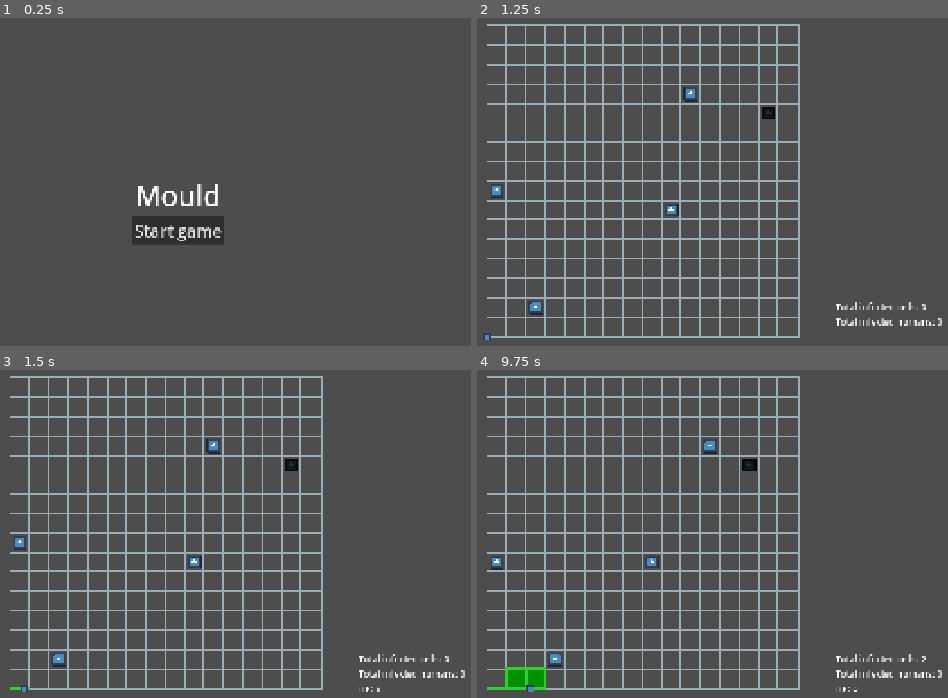
Above: before the commit, frames 1-4 (two rows, left to right).
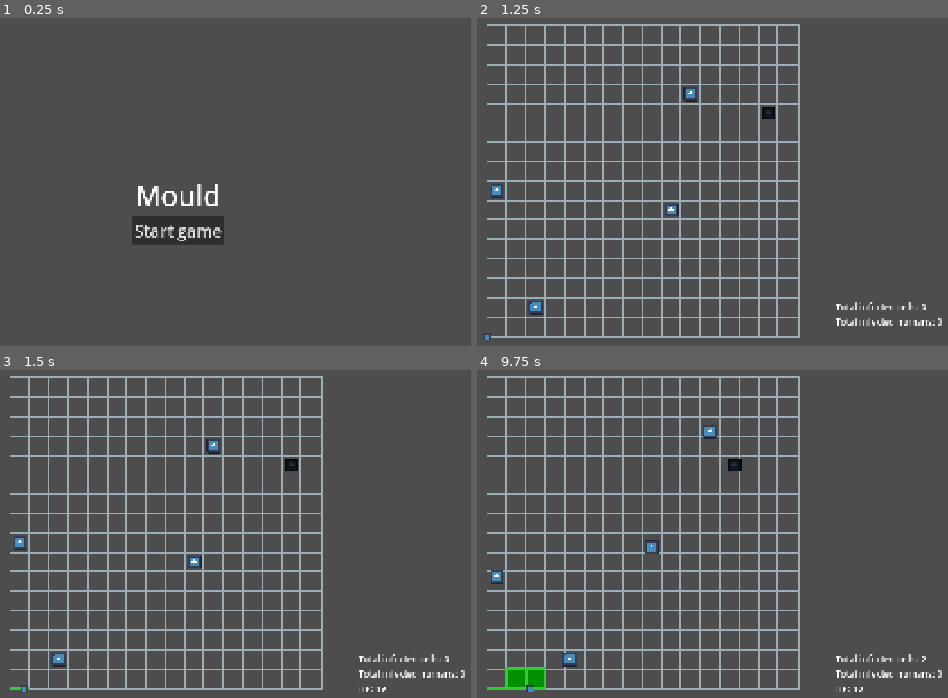
Above: after the commit, the same moments.

Repository: Sooshimi/mould
Game: Godot game, scene res://scenes/main.tscn
The game is run twice, just before and just after one commit, with the same random seed, the same clock (stepped at 60 frames per second) and the same inputs. The engine's default icon, where the game draws it, is replaced by a stand-in: a white triangle on a blue panel in a dark square.
Inputs:
- Up to frame 1 (0.25 s): no input
- Up to frame 2 (1.25 s): click "Start game" at 0.5 s
- Up to frame 3 (1.5 s): tap Enter at 1.25 s; hold D (right) from 1.28 s (still down)
- Up to frame 4 (9.75 s): tap Space at 2, 3.5, 5 s; release D (right) at 2.03 s; hold S (down) 2.03-2.78 s; tap Enter at 2.75, 4.25 s; hold D (right) 2.78-3.53 s; hold W (up) 3.53-4.28 s; hold A (left) 4.28-5.78 s; hold S (down) 5.78-6.53 s; hold D (right) 6.53-7.28 s; hold W (up) 7.28-8.03 s; hold D (right) 8.03-8.78 s; hold S (down) 8.78-9.53 s; hold A (left) from 9.53 s (still down)

Frames 1-2 are identical in both runs. In frame 3, less than 0.1% of the frame differs, in the area x 80-82%, y 96-99%; in frame 4, 0.9%, in the area x 2-82%, y 17-99%.

Commit message:
update to turn orders

Diff:
--- a/scripts/characters/human.gd
+++ b/scripts/characters/human.gd
@@ -43,7 +43,7 @@
 	sprite_node_position_tween = create_tween()
 	sprite_node_position_tween.set_process_mode(Tween.TWEEN_PROCESS_PHYSICS) # Sets Tween to update in sync with the physics frame step
 	sprite_node_position_tween.tween_property(self, "global_position", target_position, walk_speed).set_trans(Tween.TRANS_SINE)
-	TurnManager.current_turn = TurnManager.Turn.Slime
+	TurnManager.player_round_start()
 
 func _on_wolf_detect_area_body_entered(_body: Wolf) -> void:
 	caught_by_wolf = true
--- a/scripts/characters/slime.gd
+++ b/scripts/characters/slime.gd
@@ -12,7 +12,7 @@
 var sprite_node_position_tween: Tween
 var walk_speed := 0.3
 
-var hp: int = 10:
+var hp: int = 20:
 	get:
 		return hp
 	set(new_value):
@@ -24,7 +24,7 @@
 	slime_path.add_point(global_position)
 
 func _physics_process(_delta: float) -> void:
-	if (not sprite_node_position_tween or not sprite_node_position_tween.is_running()) and hp > 0 and (TurnManager.current_turn == TurnManager.Turn.Slime):
+	if (not sprite_node_position_tween or not sprite_node_position_tween.is_running()) and hp > 0:
 		if Input.is_action_just_pressed("up") and not up.is_colliding():
 			move(Vector2(0.0, -1.0))
 		elif Input.is_action_just_pressed("down") and not down.is_colliding():
@@ -45,4 +45,3 @@
 	sprite_node_position_tween = create_tween()
 	sprite_node_position_tween.set_process_mode(Tween.TWEEN_PROCESS_PHYSICS) # Sets Tween to update in sync with the physics frame step
 	sprite_node_position_tween.tween_property(self, "global_position", target_position, walk_speed).set_trans(Tween.TRANS_SINE)
-	TurnManager.current_turn = TurnManager.Turn.Slime
--- a/scripts/globals/TurnManager.gd
+++ b/scripts/globals/TurnManager.gd
@@ -27,3 +27,7 @@
 	if slime_moves_left == 0:
 		player_round_end.emit()
 		current_turn = Turn.Enemy
+
+func player_round_start() -> void:
+	current_turn = Turn.Slime
+	slime_moves_left = 5
